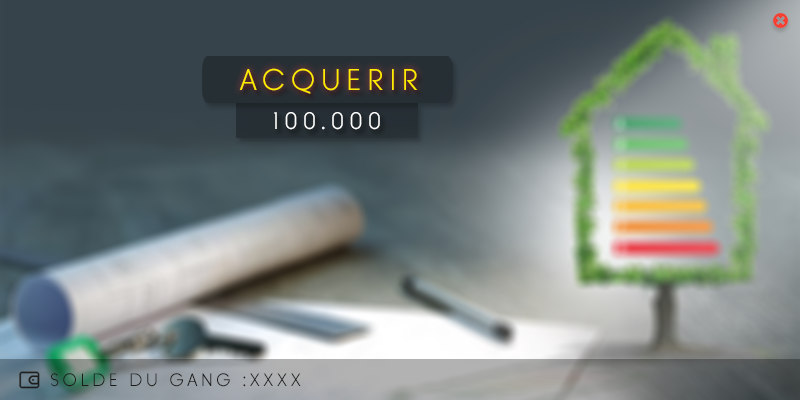
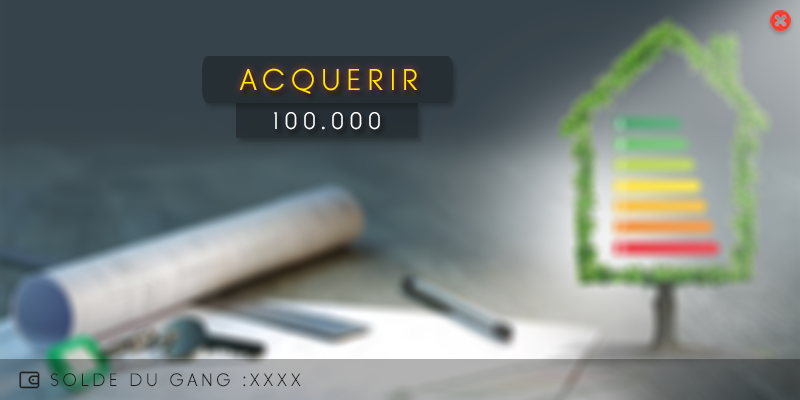
Before/after of a 800 × 400 layered artwork. What changed in the layer stack:
painted on "Croix SANS appuyer" over (x1=770, y1=10, x2=791, y2=31)
